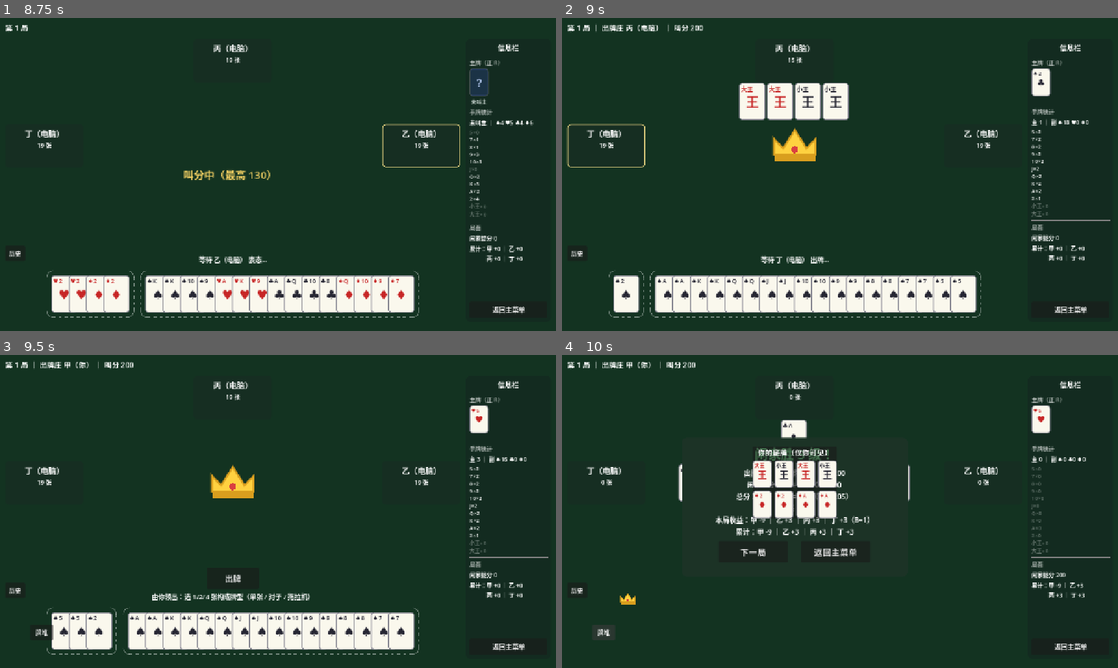
Above: before the commit, frames 1-4 (two rows, left to right).
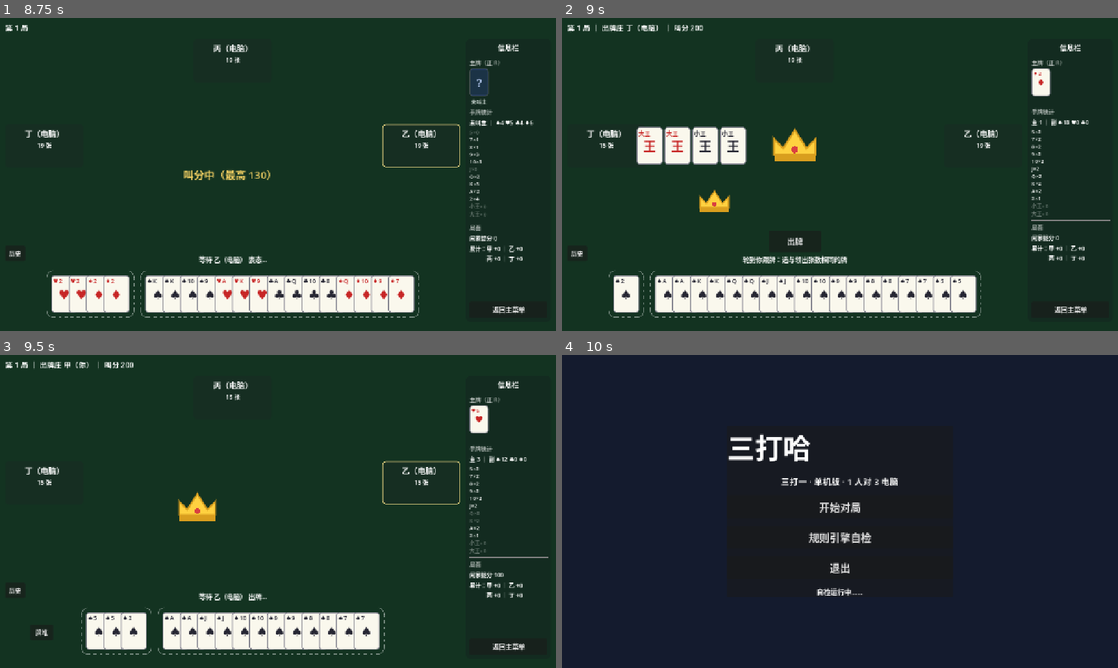
Above: after the commit, the same moments.

Repository: longy1/three-beat-one
Game: Godot game, scene res://scene/main_menu.tscn
The game is run twice, just before and just after one commit, with the same random seed, the same clock (stepped at 60 frames per second) and the same inputs.
Inputs:
- Up to frame 1 (8.75 s): click "开始对局" at 0.5 s; click "叫 135" at 1.25 s; click "返回主菜单" at 2 s; click "开始对局" at 2.75 s; click "叫 140" at 3.5 s; click "历史" at 4.25 s; click "返回主菜单" at 5 s; click "规则引擎自检" at 5.75 s; click "出牌" at 6.5 s; click "返回主菜单" at 7.25 s; click "历史" at 8 s
- Up to frame 2 (9 s): click "规则引擎自检" at 8.75 s
- Up to frame 3 (9.5 s): no input
- Up to frame 4 (10 s): click "牌堆" at 9.5 s

Frame 1 is identical in both runs. In frame 2, 5.5% of the frame differs, in the area x 0-95%, y 2-79%; in frame 3, 4.6%; in frame 4, 22%, in the area x 0-99%, y 1-95%.

Commit message:
test: 弹层延迟隐藏回归用例；移除临时探针

Diff:
--- a/test/probe_state.gd
+++ /dev/null
@@ -1,46 +0,0 @@
-extends SceneTree
-
-func _initialize() -> void:
-	var table = load("res://scene/game_table.tscn").instantiate()
-	root.add_child(table)
-	await process_frame
-	await process_frame
-	var eng = table.engine
-	# 1) 跑几轮真实出牌，让闲家捉分上涨
-	var steps := 0
-	while eng.phase == GameEngine.Phase.AUCTION and steps < 60:
-		steps += 1
-		var s: int = eng.auction_turn
-		if s == 0:
-			table._submit_human_bid(GameEngine.BID_PASS)
-		else:
-			eng.submit_bid(s, AiPolicy.choose_bid(eng.hands[s], eng.current_highest_bid()))
-	steps = 0
-	while eng.phase != GameEngine.Phase.SETTLED and steps < 200:
-		steps += 1
-		if eng.phase == GameEngine.Phase.TRUMP:
-			var ch: Dictionary = AiPolicy.choose_trump(eng.hands[eng.banker_seat])
-			eng.submit_trump(eng.banker_seat, ch.suit, ch.rank)
-		elif eng.phase == GameEngine.Phase.DISCARD:
-			eng.submit_discard(eng.banker_seat, AiPolicy.choose_discard(eng.hands[eng.banker_seat], eng.trump))
-		else:
-			var s: int = eng.turn_seat
-			eng.submit_play(s, AiPolicy.choose_play(eng, s))
-		if steps % 8 == 0:
-			var lbl: Label = table.get_node("Sidebar/VBox/CapturedLabel")
-			print("step=", steps, " engine_captured=", eng.captured_points, " label=", lbl.text)
-	await create_timer(0.1).timeout
-	var lbl2: Label = table.get_node("Sidebar/VBox/CapturedLabel")
-	print("final engine=", eng.captured_points, " label=", lbl2.text)
-	print("trick_history=", eng.trick_history.size())
-	# 2) 悬停历史按钮 → 弹层
-	var chip: Button = table._human_pile_chip
-	print("chip_visible=", chip.visible, " text=", chip.text)
-	chip.mouse_entered.emit()
-	await process_frame
-	var popup = table.get_node_or_null("PilePopup")
-	print("pile_popup_visible=", popup.visible if popup else "null",
-		" rows=", popup.get_node("VBox/Scroll/List").get_child_count() if popup else -1)
-	# 3) 底牌按钮（庄=自己时）
-	print("bottom_btn_visible=", table._bottom_pile_button.visible, " banker=", eng.banker_seat)
-	quit(0)
--- a/test/test_ui.gd
+++ b/test/test_ui.gd
@@ -106,6 +106,28 @@
 	await _release_table(table)
 
 
+## 弹层延迟隐藏：移出入口后 0.35s 内仍可见（可移动视线/滚动），到期自动关闭
+func test_pile_popup_delayed_hide(test) -> void:
+	var table = await _spawn_table()
+	var eng: GameEngine = table.engine
+	_deal(eng, 0)
+	for s in [1, 2, 3]:
+		eng.submit_bid(s, GameEngine.BID_PASS)
+	eng.submit_bid(0, GameEngine.BID_PASS)
+	eng.submit_trump(0, Card.Suit.SPADE, Card.RANK_9)
+	eng.submit_discard(0, AiPolicy.choose_discard(eng.hands[0], eng.trump))
+	table._human_pile_chip.mouse_entered.emit()
+	var popup: PanelContainer = table._pile_popup
+	test.check(popup.visible, "悬停后弹层显示")
+	table._human_pile_chip.mouse_exited.emit()  # 移出入口 → 启动延迟隐藏
+	await tree_pause()  # ~0.05s < 0.35s：弹层应仍在
+	test.check(popup.visible, "移出后 0.35s 内弹层保持显示（延迟隐藏）")
+	var tree: SceneTree = Engine.get_main_loop()
+	await tree.create_timer(0.5).timeout
+	test.check(not popup.visible, "到期后弹层自动关闭")
+	await _release_table(table)
+
+
 ## 回归：庄家是自己时，扣底完成后皇冠下方「牌堆」按钮可见，悬停显示底牌 8 张（2×4）
 func test_bottom_pile_button_for_human_banker(test) -> void:
 	var table = await _spawn_table()
Not shown, removed: test/probe_state.gd.uid
